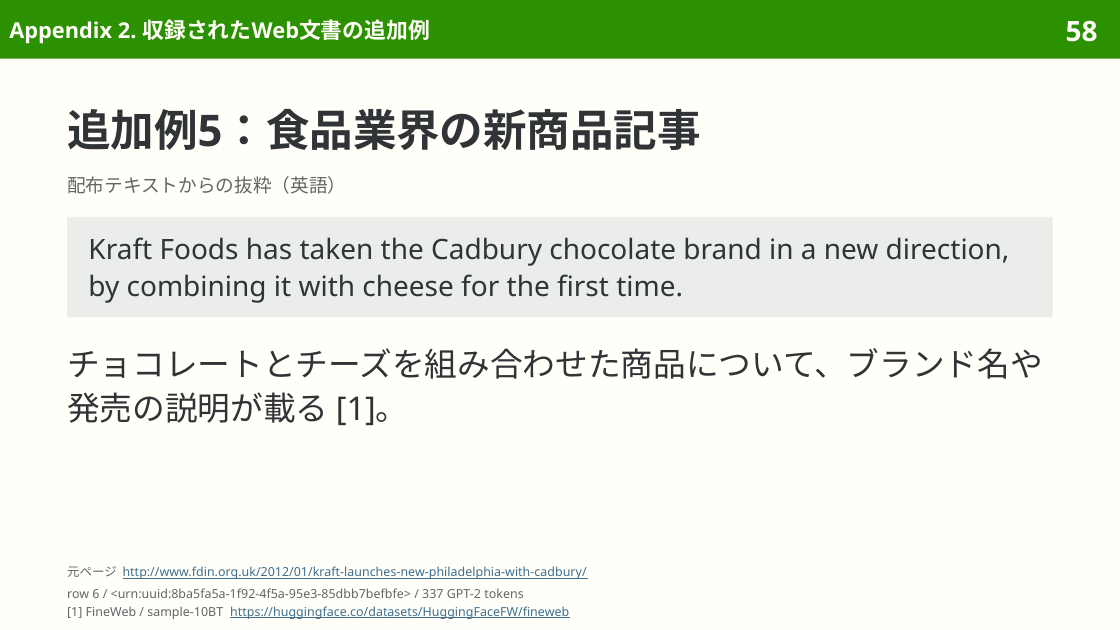
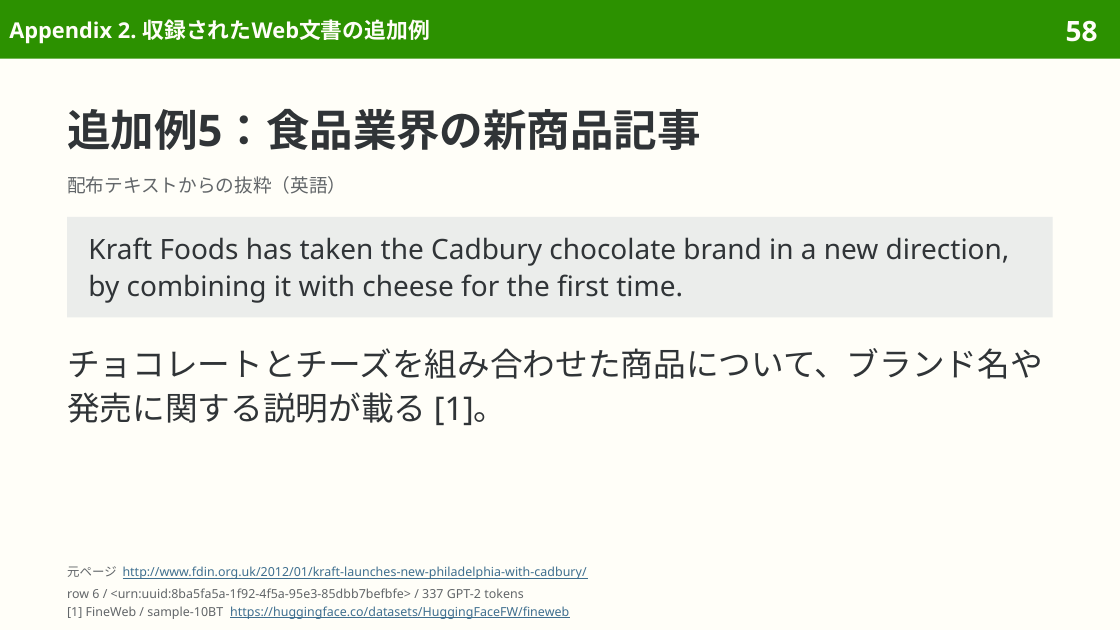
Before and after one commit to sasakiy84/datasets-in-10-minutes, a slide deck: slide 58 of slides/datasets-in-10-minutes-fineweb.pptx. Drawn at 1120x630 pixels with LibreOffice and Linux fonts; fonts in the diff are those of the drawing. Boxes give left, top, right and bottom in pixels: in the first picture for what was removed or moved away, otherwise in the second. Text is boxed around its words. In the diff, an @@ line names an element or a change of style, - is before the commit and + after.

```diff
--- a/slides/datasets-in-10-minutes-fineweb.pptx
+++ b/slides/datasets-in-10-minutes-fineweb.pptx
@@ text at [67, 348, 1043, 425]: text changed @@
-チョコレートとチーズを組み合わせた商品について、ブランド名や発売の説明が載る [1]。
+チョコレートとチーズを組み合わせた商品について、ブランド名や発売に関する説明が載る [1]。
```
Also in this commit, not shown: 17 other slides changed, 7 other files.
